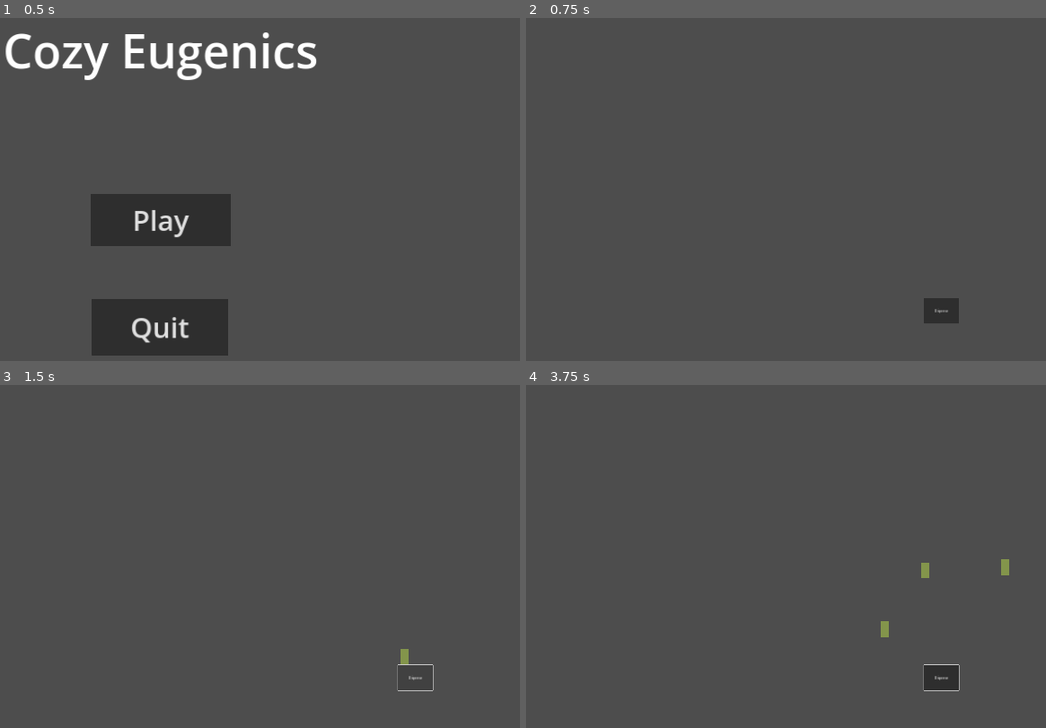
Above: before the commit, frames 1-4 (two rows, left to right).
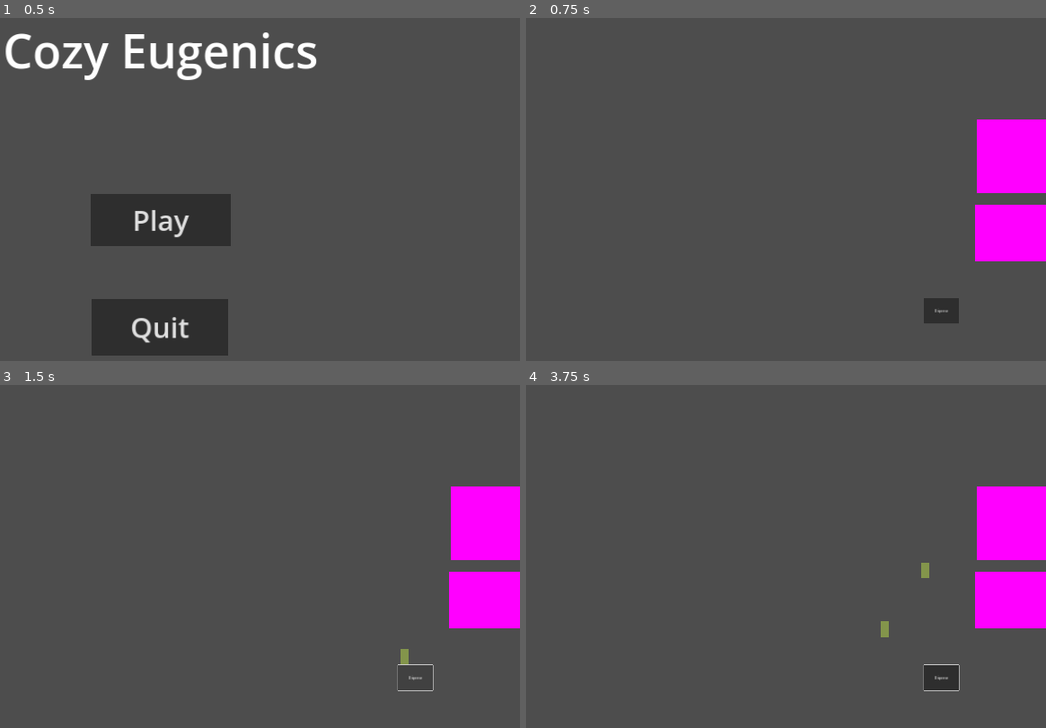
Above: after the commit, the same moments.

Repository: BoopEnthusiast/Cozy-Spring-Jam-2024
Game: Godot game, scene res://scenes/main_menu_screen.tscn
The game is run twice, just before and just after one commit, with the same random seed, the same clock (stepped at 60 frames per second) and the same inputs.
Inputs (mouse positions are in pixels of both pictures, inside the frame that each line leads up to):
- Up to frame 1 (0.5 s): no input
- Up to frame 2 (0.75 s): click "Play" at 0.5 s
- Up to frame 3 (1.5 s): click "Dispense" at 1.25 s
- Up to frame 4 (3.75 s): click "Dispense" at 2 s; click "Dispense" at 2.75 s; move the mouse to (1004, 570) at 3.52 s; click (1004, 570) at 3.6 s

Frame 1 is identical in both runs. In frame 2, 5.1% of the frame differs, in the area x 86-100%, y 29-71%; in frame 3, 5.1%; in frame 4, 5.2%.

Commit message:
Feeding station

Diff:
--- a/scenes/compost.tscn
+++ b/scenes/compost.tscn
@@ -1,3 +1,43 @@
-[gd_scene format=3 uid="uid://ducrtaqc51jlc"]
+[gd_scene load_steps=7 format=3 uid="uid://ducrtaqc51jlc"]
 
-[node name="Compost" type="StaticBody2D"]
+[ext_resource type="Script" path="res://scripts/compost.gd" id="1_fn5uo"]
+[ext_resource type="Script" path="res://scripts/feedingstation.gd" id="2_vnd8t"]
+
+[sub_resource type="PlaceholderTexture2D" id="PlaceholderTexture2D_etpus"]
+
+[sub_resource type="RectangleShape2D" id="RectangleShape2D_4fj43"]
+size = Vector2(646, 376)
+
+[sub_resource type="PlaceholderTexture2D" id="PlaceholderTexture2D_cbyi6"]
+
+[sub_resource type="RectangleShape2D" id="RectangleShape2D_6smqx"]
+size = Vector2(650, 309)
+
+[node name="Compost" type="Area2D"]
+position = Vector2(2807, 184)
+script = ExtResource("1_fn5uo")
+
+[node name="Sprite" type="Sprite2D" parent="."]
+position = Vector2(522, 219)
+scale = Vector2(658, 394)
+texture = SubResource("PlaceholderTexture2D_etpus")
+
+[node name="Collision" type="CollisionShape2D" parent="."]
+position = Vector2(524, 217)
+shape = SubResource("RectangleShape2D_4fj43")
+
+[node name="FeedingStation" type="Area2D" parent="."]
+position = Vector2(400, 656)
+script = ExtResource("2_vnd8t")
+
+[node name="Sprite2D" type="Sprite2D" parent="FeedingStation"]
+position = Vector2(106, -27)
+scale = Vector2(652, 304)
+texture = SubResource("PlaceholderTexture2D_cbyi6")
+
+[node name="CollisionShape2D" type="CollisionShape2D" parent="FeedingStation"]
+position = Vector2(106, -25.5)
+shape = SubResource("RectangleShape2D_6smqx")
+
+[connection signal="body_entered" from="." to="." method="_on_body_entered"]
+[connection signal="body_entered" from="FeedingStation" to="FeedingStation" method="_on_body_entered"]
--- a/scenes/main.tscn
+++ b/scenes/main.tscn
@@ -18,6 +18,6 @@
 position = Vector2(356, 461)
 
 [node name="Compost" parent="." instance=ExtResource("5_0xkic")]
-position = Vector2(3296, 527)
+position = Vector2(3279, 522)
 
 [node name="PauseMenu" parent="." instance=ExtResource("6_g71jd")]
--- a/scenes/pause_menu.tscn
+++ b/scenes/pause_menu.tscn
@@ -1,4 +1,7 @@
-[gd_scene format=3 uid="uid://b4k1qoljldvsu"]
+[gd_scene load_steps=3 format=3 uid="uid://b4k1qoljldvsu"]
+
+[ext_resource type="Script" path="res://scripts/resume.gd" id="1_w77lj"]
+[ext_resource type="Script" path="res://scripts/back_to_main_menu.gd" id="2_brkmw"]
 
 [node name="PauseLayer" type="CanvasLayer"]
 process_mode = 2
@@ -12,3 +15,53 @@
 anchor_bottom = 1.0
 grow_horizontal = 2
 grow_vertical = 2
+
+[node name="Resume" type="Button" parent="PauseMenu"]
+layout_mode = 1
+anchors_preset = -1
+anchor_left = 0.163542
+anchor_top = 0.669444
+anchor_right = 0.379167
+anchor_bottom = 0.794444
+offset_left = -8.0
+offset_top = -323.0
+offset_right = -8.0
+offset_bottom = -323.0
+theme_override_font_sizes/font_size = 100
+text = "Resume"
+script = ExtResource("1_w77lj")
+
+[node name="MainMenu" type="Button" parent="PauseMenu"]
+layout_mode = 1
+anchors_preset = 8
+anchor_left = 0.5
+anchor_top = 0.5
+anchor_right = 0.5
+anchor_bottom = 0.5
+offset_left = 370.0
+offset_top = 23.0
+offset_right = 1298.0
+offset_bottom = 307.0
+grow_horizontal = 2
+grow_vertical = 2
+theme_override_font_sizes/font_size = 90
+text = "Back to Main Menu"
+script = ExtResource("2_brkmw")
+
+[node name="Label" type="Label" parent="PauseMenu"]
+layout_mode = 1
+anchors_preset = 5
+anchor_left = 0.5
+anchor_right = 0.5
+offset_left = -1106.0
+offset_right = 1106.0
+offset_bottom = 575.0
+grow_horizontal = 2
+theme_override_font_sizes/font_size = 250
+text = "You are currently paused
+"
+horizontal_alignment = 1
+vertical_alignment = 1
+
+[connection signal="pressed" from="PauseMenu/Resume" to="PauseMenu/Resume" method="_on_pressed"]
+[connection signal="pressed" from="PauseMenu/MainMenu" to="PauseMenu/MainMenu" method="_on_pressed"]
--- a/scripts/compost.gd
+++ b/scripts/compost.gd
@@ -1,17 +1,10 @@
 extends Area2D
 
 
-# Called when the node enters the scene tree for the first time.
-func _ready():
-	pass # Replace with function body.
-
-
-# Called every frame. 'delta' is the elapsed time since the previous frame.
-func _process(delta):
-	pass
-
-
-
-
 func _on_body_entered(body):
-	pass # Replace with function body.
+	#if is dragging
+	if Singleton.is_dragging and body is LilGuy:
+		body.queue_free()
+		Singleton.is_dragging = false
+		Singleton.food_Left += 1
+		print(Singleton.food_Left)
--- /dev/null
+++ b/scripts/feedingstation.gd
@@ -0,0 +1,10 @@
+extends Area2D
+
+
+
+
+func _on_body_entered(body):
+	#feed a lilguy when it touches here and you have food
+	if Singleton.is_dragging and body is LilGuy and Singleton.food_Left > 0:
+		Singleton.food_Left -= 1
+		#add to lilguy timer
--- a/scripts/singleton.gd
+++ b/scripts/singleton.gd
@@ -2,3 +2,4 @@
 
 var main_node: Node2D
 var is_dragging := false
+var food_Left := 0
Not shown, added: .DS_Store
Not shown, added: scenes/.DS_Store
